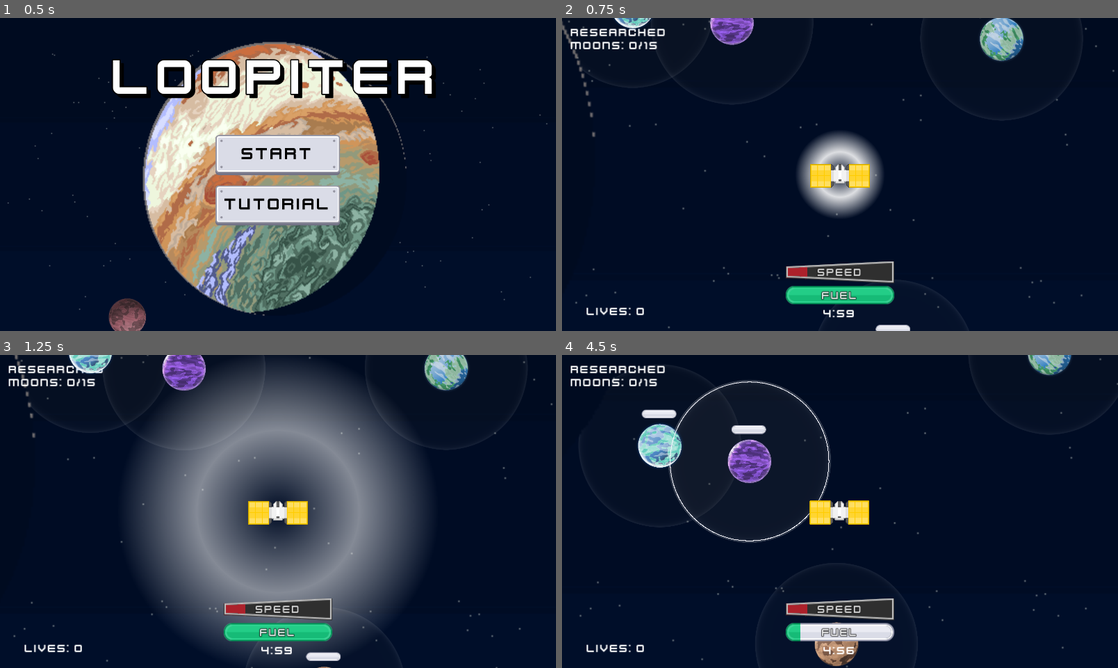
Above: before the commit, frames 1-4 (two rows, left to right).
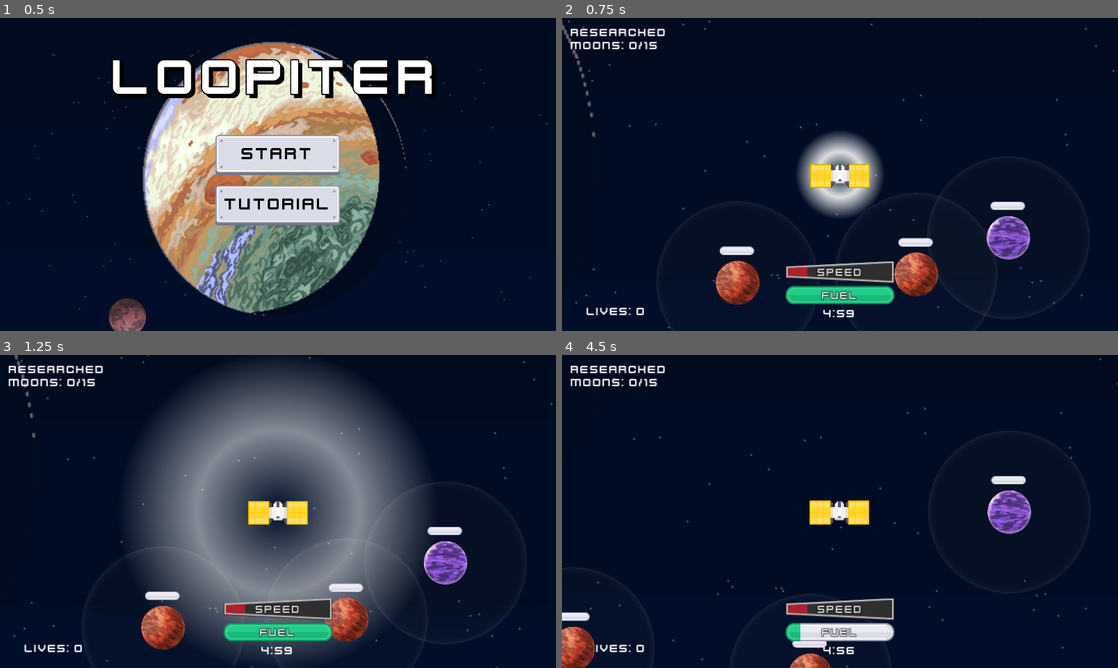
Above: after the commit, the same moments.

Repository: ThreeChooseOne/loopiter
Game: Godot game, scene res://root_scene.tscn
Two runs of this game, one before a commit and one after it. Both use one fixed random seed, a clock stepped at 60 frames per second and the inputs below.
Inputs:
- Up to frame 1 (0.5 s): no input
- Up to frame 2 (0.75 s): click "Start" at 0.5 s
- Up to frame 3 (1.25 s): no input
- Up to frame 4 (4.5 s): tap Enter at 1.25 s; hold D 1.28-2.03 s; tap I at 1.35, 2.3, 2.85, 3.8 s; tap O at 1.55, 2.1, 3.05, 3.6 s; hold Down 2.03-2.78 s; hold D 2.78-3.53 s; hold Up 3.53-4.28 s; hold A from 4.28 s (still down); tap V at 4.35 s

Frame 1 is identical in both runs. In frame 2, 4.9% of the frame differs, in the area x 9-85%, y 0-100%; in frame 3, 5.1%; in frame 4, 6.2%, in the area x 0-92%, y 0-100%.

Commit message:
Refactor constants, functions, and moon position setup (#49)
* Refactor constants, functions, and moon position setup

* attempt a bit of player vs moon vs research refactoring

Diff:
--- a/core/orbiting_body.gd
+++ b/core/orbiting_body.gd
@@ -10,8 +10,6 @@
 signal player_crash_mode_reset
 
 @export var speed: int = 100
-@export var MAX_SPEED: int = 300
-@export var MIN_SPEED: int = 50
 
 @export var planet_size: Vector2 = Vector2(75.0, 75.0)
 @export var research_range_multiplier: float = 3.0  # How much bigger research area is
@@ -142,6 +140,9 @@
 	reset_timer.timeout.connect(_on_reset_timer_timeout)
 	add_child(reset_timer)
 
+func is_the_player() -> bool:
+	return false
+
 # Direct collision event handlers
 func _on_body_entered(body):
 	print("Moon collision with body: ", body.name)
@@ -155,39 +156,25 @@
 	area_collided.emit(area)
 
 	# Check if it's another OrbitingBody
-	var other_orbiting_body = area.get_parent()
-	if is_the_player_body(other_orbiting_body):
+	var other_orbiting_body: OrbitingBody = area.get_parent()
+	if other_orbiting_body.is_the_player():
 		print("Player crashed into moon!")
 		research_timer.paused = true
 		other_orbiting_body.explode()
-	else:
-		handle_satellite_moon_collision(other_orbiting_body)
 
 func _on_area_exited(area):
 	print("Moon stopped colliding with area: ", area.name)
-	var other_orbiting_body = area.get_parent()
-	if is_the_player_body(other_orbiting_body):
+	var other_orbiting_body: OrbitingBody = area.get_parent()
+	if other_orbiting_body.is_the_player():
 		print("Player uncrashed into moon!")
 		research_timer.paused = false
 		player_crash_mode_reset.emit()
 
-func is_the_player_body(other_orbiting_body: OrbitingBody) -> bool:
-	if other_orbiting_body is OrbitingBody:
-		# Check if it's the player crashing into thisi moon
-		if other_orbiting_body.name == "Player":
-			return true
-	return false
-
-func explode():
-	%PlayerSprite.visible = false
-	%Explosion.visible = true
-	%Explosion/Timer.start()
-
 # Research area event handlers
 func _on_research_area_entered(area):
 	# Check if it's the player's collision area
-	var potential_player = area.get_parent()
-	if potential_player is OrbitingBody and potential_player.name == "Player":
+	var potential_player: OrbitingBody = area.get_parent()
+	if potential_player.is_the_player():
 		print("Player entered research range of moon!")
 		reset_timer.stop()
 		if not player_in_research_range:
@@ -199,8 +186,8 @@
 
 func _on_research_area_exited(area):
 	# Check if it's the player leaving
-	var potential_player = area.get_parent()
-	if potential_player is OrbitingBody and potential_player.name == "Player":
+	var potential_player: OrbitingBody = area.get_parent()
+	if potential_player.is_the_player():
 		print("Player left research range of moon!")
 		reset_timer.start()
 
@@ -249,22 +236,6 @@
 	if planet_sprite:
 		planet_sprite.modulate = Color.GREEN
 
-func handle_satellite_moon_collision(other_planet: OrbitingBody):
-	print("Collided with moon!")
-
-func can_change_speed(accelerate: bool) -> bool:
-	if accelerate:
-		return speed < MAX_SPEED
-	else:
-		return speed > MIN_SPEED
-
-func request_speed_change(accelerate: bool) -> void:
-	if accelerate:
-		speed += 20
-		speed = clamp(speed, MIN_SPEED, MAX_SPEED)
-	else:
-		speed -= 20
-		speed = clamp(speed, MIN_SPEED, MAX_SPEED)
 
 func _process(delta: float) -> void:
 	progress += speed * delta
@@ -305,9 +276,3 @@
 func set_research_collision_mask(mask: int):
 	if research_area:
 		research_area.collision_mask = mask
-
-
-func _on_explostion_timer_timeout() -> void:
-	%Explosion.visible = false
-	%PlayerSprite.visible = true
-	player_crashed.emit()
--- a/core/player.tscn
+++ b/core/player.tscn
@@ -1,6 +1,6 @@
 [gd_scene load_steps=14 format=3 uid="uid://d38bucw5q2q2u"]
 
-[ext_resource type="Script" uid="uid://jyfubykokonk" path="res://core/orbiting_body.gd" id="1_3x74s"]
+[ext_resource type="Script" uid="uid://chpmnbld6yo0f" path="res://core/player_body.gd" id="1_s55bn"]
 [ext_resource type="Texture2D" uid="uid://r3qtpiwsrdmm" path="res://assets/spaceBuilding_023.png" id="2_ptdtg"]
 [ext_resource type="Texture2D" uid="uid://bjpv6kjf3ew35" path="res://assets/anim/explosion/explosion00.png" id="3_s55bn"]
 [ext_resource type="Texture2D" uid="uid://dvq301uro05hy" path="res://assets/anim/explosion/explosion01.png" id="4_p73st"]
@@ -51,7 +51,7 @@
 }]
 
 [node name="Player" type="PathFollow2D"]
-script = ExtResource("1_3x74s")
+script = ExtResource("1_s55bn")
 metadata/_custom_type_script = "uid://jyfubykokonk"
 
 [node name="Area2D" type="Area2D" parent="."]
--- /dev/null
+++ b/core/player_body.gd
@@ -0,0 +1,15 @@
+class_name PlayerBody extends OrbitingBody
+
+
+func explode():
+	%PlayerSprite.visible = false
+	%Explosion.visible = true
+	%Explosion/Timer.start()
+
+func is_the_player() -> bool:
+	return true
+
+func _on_explostion_timer_timeout() -> void:
+	%Explosion.visible = false
+	%PlayerSprite.visible = true
+	player_crashed.emit()
--- a/main.gd
+++ b/main.gd
@@ -1,7 +1,46 @@
 extends Node2D
 
+enum PlayerCollisionState { PLAYER_IN_COLLISION, PLAYER_NOT_IN_COLLISION }
+# POWERADE = moving inwards
+# GATORADE = moving outwards
+enum OrbitChangeDirection { POWERADE, GATORADE }
+enum GameResultState { GAME_WON, GAME_OVER }
+enum SpeedChangeType { ACCELERATE, DECELERATE }
+
+const SECONDS_PER_MINUTE : = 60
+
+# Orbit System constants
+const NUM_TOTAL_ORBITS := 21
+const NUM_MOONS_PER_ORBIT := 3
+const MIN_ORBIT_RADIUS := 500
+const MAX_ORBIT_RADIUS = 1000
+const VALID_MOON_ORBIT_INDICES := [0, 5, 10, 15, 20]
+const PLAYER_ORBIT_STARTING_IDX := 10
+const MIN_ORBIT_SPEED := 60
+const MAX_ORBIT_SPEED := 140
+const DEFAULT_PLAYER_STARTING_PROGRESS := 0.0
+
+# Moon settings
+const TOTAL_MOONS := 15
+const MIN_DISTANCE_FROM_PLAYER := 0.25  # Keep moons at least 25% away from player on orbit 10
+const MAX_RANDOM_MOON_OFFSET := 0.05	# Moon positions are jittered within this range
+
+# Research settings
+const PLAYER_COLLISION_LAYER := 1
+const MOON_COLLISION_LAYER := 2
+const RESEARCH_COLLISION_LAYER := 4
+const HABITABLE_CHANCE_PER_COMPLETION := 100.0 / TOTAL_MOONS
+
+# Controls settings
+const FUEL_COST_SWITCHING_ORBIT := 20
+const FUEL_RECOVERY_RATE_PER_SEC := 20
+const FUEL_COST_SPEED_CHANGE := 5
+const PLAYER_MAX_SPEED: int = 300
+const PLAYER_MIN_SPEED: int = 50
+
+const PLAYER_SCENE = preload("res://core/player.tscn")
+
 var orbits: Array[BaseOrbit] = []
-const player_scene = preload("res://core/player.tscn")
 var player: OrbitingBody
 
 # Track all moons for signal management
@@ -9,6 +48,8 @@
 
 # Store speed for each orbit that has moons
 var orbit_speeds: Dictionary = {}
+
+var player_orbit_idx := PLAYER_ORBIT_STARTING_IDX
 
 # Habitable Moon System
 var completed_research_count: int = 0
@@ -17,6 +58,10 @@
 
 var num_loops_around: int = 0
 var last_progress: float = 0.0
+
+# The current state of the player if they are in collision with an object.
+# true means the player is currently colliding, false means they are not.
+var player_collision_state: PlayerCollisionState = PlayerCollisionState.PLAYER_NOT_IN_COLLISION
 
 signal change_player_speed(accelerate: bool)
 
@@ -31,200 +76,103 @@
 @onready var animation_player: AnimationPlayer = %AnimationPlayer
 @onready var researched_moons: RichTextLabel = %ResearchedMoons
 
-const fuel_cost = 20
-
-const num_orbits = 21
-const moons_per_orbit = 3
-
-# Define which orbits should have moons (same as debug visualization)
-const moon_orbit_indices = [0, 5, 10, 15, 20]
-
-# Speed range for orbits with moons
-const MIN_ORBIT_SPEED = 60
-const MAX_ORBIT_SPEED = 140
-
-# Moon positioning settings
-const MIN_MOON_DISTANCE = 0.15 # Minimum distance between moons (as fraction of orbit)
-const POSITION_RANDOMNESS = 0.08  # How much to randomly offset from even spacing
-const MIN_DISTANCE_FROM_PLAYER = 0.25  # Keep moons at least 25% away from player on orbit 10
-
-# Habitable Moon settings
-const TOTAL_MOONS = 15
-
-const HABITABLE_CHANCE_PER_COMPLETION = 100.0 / TOTAL_MOONS  # 6.67% per completion
-
-func _ready() -> void:
-	# Add 21 orbits
-	var min_orbit_radius = 500
-	var max_orbit_radius = 1000
-
-	for n in num_orbits:
+func setup_orbits():
+	for n in NUM_TOTAL_ORBITS:
 		# TODO: figure out the radius ranges
-		var center = Vector2.ZERO
-		var orbit_radius = min_orbit_radius + (n/float(num_orbits))*(max_orbit_radius - min_orbit_radius)
+		const center := Vector2.ZERO
+		var orbit_radius = lerp(MIN_ORBIT_RADIUS, MAX_ORBIT_RADIUS, float(n)/NUM_TOTAL_ORBITS)
 		var new_orbit = BaseOrbit.new(orbit_radius, center)
 		orbits.append(new_orbit)
 		add_child(new_orbit)
-
-
-	# Generate random speeds for moon orbits
-	generate_orbit_speeds()
-
-	# Add moons only to specific orbits
-	populate_selected_orbits_with_moons()
-
-	# Debug visualization
-	#orbits[0].visualize_debug(true)
-	#orbits[5].visualize_debug(true)
-	#orbits[10].visualize_debug(true)
-	#orbits[15].visualize_debug(true)
-	#orbits[20].visualize_debug(true)
-
+	# Generate a random speed for each orbit that will have moons
+	for orbit_index in VALID_MOON_ORBIT_INDICES:
+		var random_speed = randi_range(MIN_ORBIT_SPEED, MAX_ORBIT_SPEED)
+		orbit_speeds[orbit_index] = random_speed
+		print("Orbit ", orbit_index, " speed: ", random_speed)
+
+func setup_moons(player_progress_ratio: float):
+	# Possible positions for the moon can be represented as a float value in [0, 1]
+	#
+	# In the simplest case, where there is no player:
+	#	* Discretize the orbit range into N equally spaced positions
+	#	* Adjust all positions equally with some random jitter
+	#	* Adjust each position with additional random jitter
+	#	* For each moon, take a position at random and assign it to the moon's progress ratio
+	#
+	# In the case where the player is present, we reserve some part of the interval for the player
+	# E.g. [0, 1] -> [0, 0.5], if the player requires [-0.25, 0.25] to be free
+	# Then we run the same steps as above, but with a smaller N.
+	# Finally, we adjust the moon positions so that the player's interval does not contain a moon.
+	for orbit_idx in VALID_MOON_ORBIT_INDICES:
+		var initial_offset_in_orbit := randf() * MAX_RANDOM_MOON_OFFSET
+
+		var num_possible_moon_positions := 5
+		if orbit_idx == PLAYER_ORBIT_STARTING_IDX:
+			num_possible_moon_positions = 3
+		var possible_moon_positions := range(num_possible_moon_positions)
+		possible_moon_positions.shuffle()
+
+		for moon_idx in range(NUM_MOONS_PER_ORBIT):
+			var seed_moon_pos: float = float(possible_moon_positions[moon_idx])/num_possible_moon_positions
+			var moon_starting_pos: float = initial_offset_in_orbit + seed_moon_pos + randf()*MAX_RANDOM_MOON_OFFSET
+			if orbit_idx == PLAYER_ORBIT_STARTING_IDX:
+				moon_starting_pos *= (1.0 - 2*MIN_DISTANCE_FROM_PLAYER)
+				moon_starting_pos += MIN_DISTANCE_FROM_PLAYER
+			moon_starting_pos = fmod(moon_starting_pos, 1.0)
+			var moon = create_moon(orbit_idx, moon_idx, orbit_speeds[orbit_idx])
+			orbits[orbit_idx].add_child(moon)
+			all_moons.append(moon)
+			moon.progress_ratio = moon_starting_pos
+
+func setup_player(player_progress_ratio: float):
 	# Create player on orbit 10
-	player = player_scene.instantiate()
+	player = PLAYER_SCENE.instantiate()
 	player.name = "Player" # Important for collision detection
-	orbits[10].add_child(player)
-
-	# Set up player collision if it's also an OrbitingBody
-	if player is OrbitingBody:
-		player.set_collision_layer(1)  # Player layer
-		player.set_collision_mask(2 + 4)   # Can collide with moon layer (2) and research layer (4)
-		player.body_collided.connect(_on_player_collision)
-		player.player_crashed.connect(handle_player_crash.bind(true))
-		#player.player_crash_mode_reset.connect(handle_player_crash.bind(false))
-
-	change_player_speed.connect(player.request_speed_change)
+	orbits[PLAYER_ORBIT_STARTING_IDX].add_child(player)
+	player.progress_ratio = DEFAULT_PLAYER_STARTING_PROGRESS
+	update_orbit_radar_viz()
+	speed_bar.max_value = PLAYER_MAX_SPEED
+	speed_bar.min_value = PLAYER_MIN_SPEED
+
+
+func setup_collision_system():
+	player.set_collision_layer(PLAYER_COLLISION_LAYER)  # Player layer
+	# Can collide with moon layer (2) and research layer (4)
+	player.set_collision_mask(MOON_COLLISION_LAYER + RESEARCH_COLLISION_LAYER)
+	player.player_crashed.connect(handle_player_crash.bind(PlayerCollisionState.PLAYER_IN_COLLISION))
+
+	for moon in all_moons:
+		moon.set_collision_layer(MOON_COLLISION_LAYER) # Moon layer
+		moon.set_collision_mask(PLAYER_COLLISION_LAYER) # Can collide with player layer
+		# Set up research area layers
+		moon.set_research_collision_layer(RESEARCH_COLLISION_LAYER) # Research area layer
+		moon.set_research_collision_mask(PLAYER_COLLISION_LAYER) # Can detect player layer
+		# Connect collision signals
+		moon.player_crash_mode_reset.connect(handle_player_crash.bind(PlayerCollisionState.PLAYER_NOT_IN_COLLISION))
+		moon.research_completed.connect(_on_moon_research_completed)
+
+func _ready() -> void:
+	setup_orbits()
+	setup_moons(DEFAULT_PLAYER_STARTING_PROGRESS)
+	setup_player(DEFAULT_PLAYER_STARTING_PROGRESS)
+	setup_collision_system()
 
 	# Connect to habitable moon discovery
 	habitable_moon_discovered.connect(_on_habitable_moon_discovered)
-
-	$PlayerCamera/HaloMask.add_orbit_viz(orbits[10])
-
-	speed_bar.max_value = player.MAX_SPEED
-	speed_bar.min_value = player.MIN_SPEED
-
 	print("Habitable Moon System initialized - ", TOTAL_MOONS, " moons, ", "%.1f" % HABITABLE_CHANCE_PER_COMPLETION, "% chance per completion")
-
 	update_research_display()
 
-func setup_end_game_view(win: bool) -> void:
+
+func setup_end_game_view(game_result: GameResultState) -> void:
 	if $%Panel.visible:
 		# Game is already ended, don't update
 		return
 	%Panel.visible = true
-	%GameOverLabel.visible = !win
-	%WinLabel.visible = win
-
-func generate_orbit_speeds():
-	# Generate a random speed for each orbit that will have moons
-	for orbit_index in moon_orbit_indices:
-		var random_speed = randi_range(MIN_ORBIT_SPEED, MAX_ORBIT_SPEED)
-		orbit_speeds[orbit_index] = random_speed
-		print("Orbit ", orbit_index, " speed: ", random_speed)
-
-func populate_selected_orbits_with_moons():
-	# Add moons only to the orbits with debug visualization
-	for orbit_index in moon_orbit_indices:
-		add_moons_to_orbit(orbit_index)
-	print("Created ", all_moons.size(), " moons across ", moon_orbit_indices.size(), " orbits")
-
-func add_moons_to_orbit(orbit_index: int):
-	# Add multiple moons to a specific orbit with proper spacing
-	var orbit = orbits[orbit_index]
-	var orbit_speed = orbit_speeds[orbit_index]
-
-		# Generate positions for all moons in this orbit (player-aware for orbit 10)
-	var moon_positions = generate_moon_positions_safe(moons_per_orbit, orbit_index)
-
-	for moon_index in range(moons_per_orbit):
-		var moon = create_moon(orbit_index, moon_index, orbit_speed)
-		orbit.add_child(moon)
-		all_moons.append(moon)
-
-		# Use the calculated position
-		var moon_progress = moon_positions[moon_index]
-		moon.progress_ratio = moon_progress
-
-		print("Created moon ", moon.name, " at progress ", "%.3f" % moon_progress, " with speed ", orbit_speed)
-
-		# Extra safety check for player orbit
-		if orbit_index == 10:
-			var distance_from_player = calculate_circular_distance(moon_progress, 0.0)
-			print("  Distance from player: ", "%.3f" % distance_from_player)
-
-func generate_moon_positions_safe(num_moons: int, orbit_index: int) -> Array[float]:
-	# Generate well-spaced positions for moons, avoiding player if on same orbit
-	var positions: Array[float] = []
-	var player_position = 0.0  # Player starts at progress 0
-
-	# Start with even spacing
-	for i in range(num_moons):
-		var base_position = float(i) / float(num_moons)
-		positions.append(base_position)
-
-	# If this is the player's orbit, adjust base positions to avoid player
-	if orbit_index == 10:
-		positions = adjust_positions_for_player(positions, player_position)
-
-	# Add controlled randomness while maintaining minimum distance
-	for i in range(positions.size()):
-		var random_offset = randf_range(-POSITION_RANDOMNESS, POSITION_RANDOMNESS)
-		var new_position = positions[i] + random_offset
-
-		# Wrap around the orbit (0.0 to 1.0)
-		new_position = fmod(new_position + 1.0, 1.0)
-
-		# Check if this position is valid (far enough from other moons AND player)
-		var valid_position = is_position_valid(new_position, positions, i)
-
-		# If this is the player's orbit, also check distance from player
-		if orbit_index == 10:
-			var distance_from_player = calculate_circular_distance(new_position, player_position)
-			if distance_from_player < MIN_DISTANCE_FROM_PLAYER:
-				valid_position = false
-
-		if valid_position:
-			positions[i] = new_position
-		# If not valid, keep the original safe position
-
-	return positions
-
-func adjust_positions_for_player(positions: Array[float], player_position: float) -> Array[float]:
-	# Adjust base positions to ensure they're far from player
-	var safe_positions: Array[float] = []
-
-	for i in range(positions.size()):
-		var base_pos = positions[i]
-		var distance_from_player = calculate_circular_distance(base_pos, player_position)
-
-		if distance_from_player < MIN_DISTANCE_FROM_PLAYER:
-			# Move this position to a safe location
-			var safe_pos = player_position + MIN_DISTANCE_FROM_PLAYER + (i * 0.15)
-			safe_pos = fmod(safe_pos, 1.0)  # Wrap around
-			safe_positions.append(safe_pos)
-			print("  Adjusted moon ", i, " from ", "%.3f" % base_pos, " to ", "%.3f" % safe_pos, " (too close to player)")
-		else:
-			safe_positions.append(base_pos)
-
-	return safe_positions
-
-func is_position_valid(test_position: float, existing_positions: Array[float], skip_index: int) -> bool:
-	# Check if a position is far enough from all other moons
-	for i in range(existing_positions.size()):
-		if i == skip_index:
-			continue  # Don't compare with self
-
-		var distance = calculate_circular_distance(test_position, existing_positions[i])
-		if distance < MIN_MOON_DISTANCE:
-			return false
-
-	return true
-
-func calculate_circular_distance(pos1: float, pos2: float) -> float:
-	# Calculate the shortest distance between two positions on a circle
-	var direct_distance = abs(pos1 - pos2)
-	var wrap_distance = 1.0 - direct_distance
-	return min(direct_distance, wrap_distance)
+	match game_result:
+		GameResultState.GAME_OVER:
+			%GameOverLabel.visible = true
+		GameResultState.GAME_WON:
+			%WinLabel.visible = true
 
 func create_moon(orbit_index: int, moon_index: int, orbit_speed: int) -> OrbitingBody:
 	# Create and configure a single moon
@@ -234,38 +182,16 @@
 
 	# Set the moon's speed to match its orbit
 	moon.speed = orbit_speed
-
-	# Set up collision layers
-	moon.set_collision_layer(2) # Moon layer
-	moon.set_collision_mask(1) # Can collide with player layer
-
-	# Set up research area layers
-	moon.set_research_collision_layer(4) # Research area layer
-	moon.set_research_collision_mask(1) # Can detect player layer
-
-	# Connect collision signals
-	moon.body_collided.connect(_on_moon_collision)
-	#moon.player_crashed.connect(handle_player_crash.bind(true))
-	moon.player_crash_mode_reset.connect(handle_player_crash.bind(false))
-
-	moon.research_area_entered.connect(_on_moon_research_entered)
-	moon.research_area_exited.connect(_on_moon_research_exited)
-	moon.research_completed.connect(_on_moon_research_completed)
-
 	return moon
 
-var curr_player_crash := false
-func handle_player_crash(enter_crash: bool):
-	if curr_player_crash and not enter_crash:
-		# we were crashing now we are leaving collision
-		print('safe')
-	if not curr_player_crash and enter_crash:
-		# we were crashing now we are leaving collision
-		if num_loops_around == 0:
-			setup_end_game_view(false)
-		num_loops_around -= 1
-	# update the crashing state
-	curr_player_crash = enter_crash
+func handle_player_crash(collision_state: PlayerCollisionState):
+	if player_collision_state != collision_state:
+		if collision_state == PlayerCollisionState.PLAYER_IN_COLLISION:
+			# We previously were not colliding, but now we are.
+			if num_loops_around == 0:
+				setup_end_game_view(GameResultState.GAME_OVER)
+			num_loops_around -= 1
+		player_collision_state = collision_state
 
 # Habitable Moon System
 func _on_moon_research_completed(moon: OrbitingBody):
@@ -299,63 +225,35 @@
 
 func _on_habitable_moon_discovered(moon: OrbitingBody):
 	print("GAME WON! Player discovered habitable moon: ", moon.name)
-	setup_end_game_view(true)
-
-# Collision event handlers
-func _on_moon_collision(body):
-	print("Moon collided with body: ", body.name)
-
-	# Check if it's the player
-	if body == player:
-		handle_player_moon_collision()
-
-func _on_player_collision(body):
-	print("Player collided with: ", body.name)
-
-# Research event handlers
-func _on_moon_research_entered(player_body):
-	print("MAIN: Player entered moon research range!")
-
-func _on_moon_research_exited(player_body):
-	print("MAIN: Player left moon research range!")
-
-func handle_player_moon_collision():
-	print("PLAYER HIT THE MOON!")
-
-func move_player_outer_orbit():
-	move_player_orbit(true)
-
-func move_player_inner_orbit():
-	move_player_orbit(false)
-
-func move_player_orbit(out: bool):
-	if fuel.value < fuel_cost:
+	setup_end_game_view(GameResultState.GAME_WON)
+
+func move_player_orbit(orbit_change_dir: OrbitChangeDirection):
+	if fuel.value < FUEL_COST_SWITCHING_ORBIT:
 		animation_player.play("blink_red")
 		return
 	animation_player.stop()
-	fuel.value -= fuel_cost
-
-	var curr = current_player_orbit()
-	var new = curr + (1 if out else -1)
-	new = clamp(new, 0, num_orbits - 1)
-	if new != curr:
+	fuel.value -= FUEL_COST_SWITCHING_ORBIT
+
+	var curr_orbit_idx := player_orbit_idx
+	var next_orbit_idx := curr_orbit_idx
+	if orbit_change_dir == OrbitChangeDirection.POWERADE:
+		next_orbit_idx -= 1
+	else:
+		next_orbit_idx += 1
+	next_orbit_idx = clamp(next_orbit_idx, 0, NUM_TOTAL_ORBITS - 1)
+	if next_orbit_idx != curr_orbit_idx:
 		var progress_ratio = player.progress_ratio
-		orbits[curr].remove_child(player)
-		orbits[new].add_child(player)
+		orbits[curr_orbit_idx].remove_child(player)
+		orbits[next_orbit_idx].add_child(player)
 		# Keep player angle the same between orbits
 		player.progress_ratio = progress_ratio
-		$PlayerCamera/HaloMask.add_orbit_viz(orbits[new])
-
-func current_player_orbit() -> int:
-	for i in len(orbits):
-		if orbits[i].get_children().has(player):
-			return i
-	return -1
+		player_orbit_idx = next_orbit_idx
+		update_orbit_radar_viz()
 
 func update_hud_timer() -> void:
 	var time_left_secs = $GameOverTimer.time_left
-	var minutes = int(time_left_secs / 60)
-	var seconds: int = time_left_secs - (minutes*60)
+	var minutes = int(time_left_secs / SECONDS_PER_MINUTE)
+	var seconds: int = time_left_secs - (minutes * SECONDS_PER_MINUTE)
 	%Timer.text = "%s:%02d" % [str(minutes), seconds]
 	speed_bar.value = player.speed
 
@@ -363,9 +261,12 @@
 	if researched_moons:
 		researched_moons.text = "Researched Moons: %d/%d" % [completed_research_count, TOTAL_MOONS]
 
+func update_orbit_radar_viz():
+	%OrbitRadarViz.add_orbit_viz(orbits[player_orbit_idx])
+
 func _process(delta: float) -> void:
 	camera.position = player.position
-	fuel.value = fuel.value + 20 * delta
+	fuel.value = fuel.value + FUEL_RECOVERY_RATE_PER_SEC * delta
 	update_hud_timer()
 	var curr_progress = player.progress_ratio
 	if curr_progress < last_progress:
@@ -374,37 +275,33 @@
 	%Loops.text = "Lives: %d" % num_loops_around
 
 
-	# Example Code:
-	#
-	# $DebugCanvas.debug_draw_line(player.position, $JupiterBackground.position)
-	# $DebugCanvas.debug_draw_circ(player.position, 150)
-	# var f = 50*Vector2.ONE
-	# $DebugCanvas.debug_draw_rect(player.position-f, player.position+f)
-
-func request_player_speed_change(accelerate: bool):
-	if fuel.value < 5:
+func request_player_speed_change(speed_change: SpeedChangeType):
+	if fuel.value < FUEL_COST_SPEED_CHANGE:
 		return
-	if player.can_change_speed(accelerate):
-		fuel.value -= 5
-		change_player_speed.emit(accelerate)
+	fuel.value -= FUEL_COST_SPEED_CHANGE
+	if speed_change == SpeedChangeType.ACCELERATE:
+		player.speed += 20
+	if speed_change == SpeedChangeType.DECELERATE:
+		player.speed -= 20
+	player.speed = clamp(player.speed, PLAYER_MIN_SPEED, PLAYER_MAX_SPEED)
 
 func _input(event: InputEvent) -> void:
 	if event is InputEventKey and event.pressed:
 		match event.keycode:
 			KEY_UP, KEY_W:
-				request_player_speed_change(true)
+				request_player_speed_change(SpeedChangeType.ACCELERATE)
 			KEY_DOWN, KEY_S:
-				request_player_speed_change(false)
+				request_player_speed_change(SpeedChangeType.DECELERATE)
 			KEY_I, KEY_A:
-				move_player_inner_orbit()
+				move_player_orbit(OrbitChangeDirection.POWERADE)
 			KEY_O, KEY_D:
-				move_player_outer_orbit()
+				move_player_orbit(OrbitChangeDirection.GATORADE)
 			KEY_V:
 				$DebugCanvas.toggle_viz()
 
 
 func _on_game_over_timer_timeout() -> void:
-	setup_end_game_view(false)
+	setup_end_game_view(GameResultState.GAME_OVER)
 
 func _on_main_menu_pressed() -> void:
 	goto_main_menu.emit()
--- a/main.tscn
+++ b/main.tscn
@@ -249,7 +249,8 @@
 layout_mode = 2
 text = "Retry"
 
-[node name="HaloMask" parent="PlayerCamera" instance=ExtResource("7_kek77")]
+[node name="OrbitRadarViz" parent="PlayerCamera" instance=ExtResource("7_kek77")]
+unique_name_in_owner = true
 
 [node name="ResearchedMoons" type="RichTextLabel" parent="PlayerCamera"]
 unique_name_in_owner = true
Not shown, added: core/player_body.gd.uid
